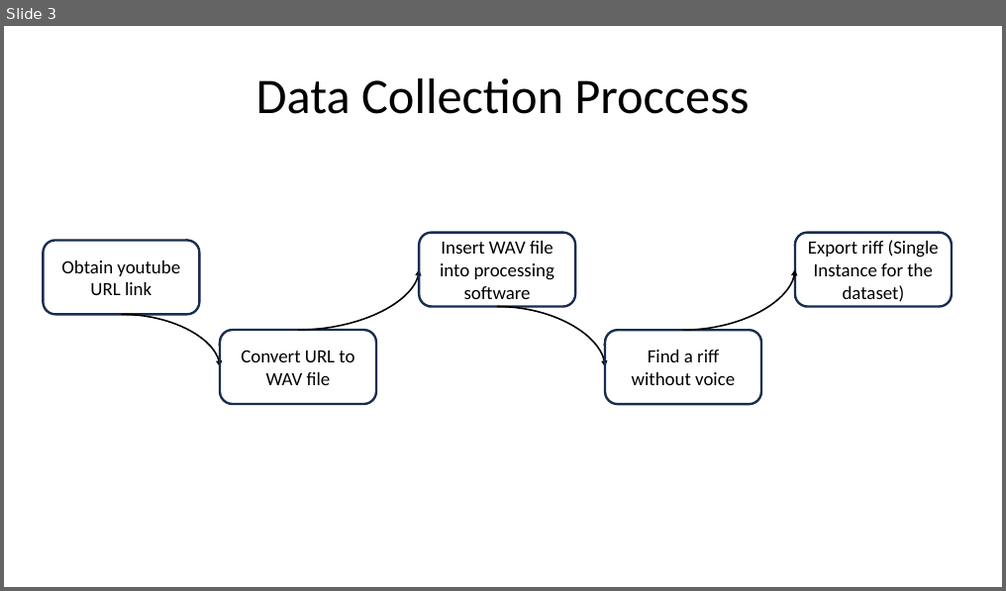
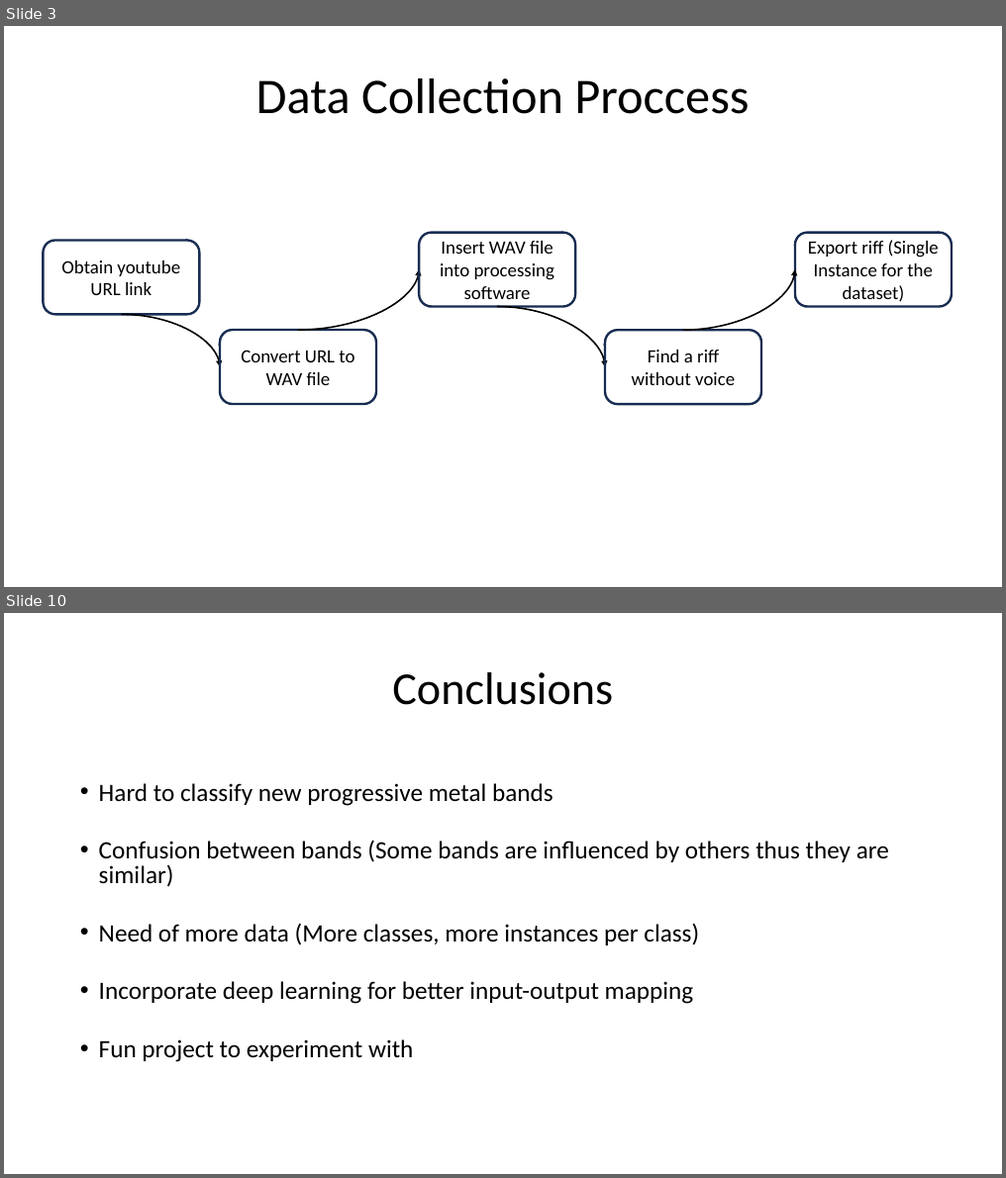
Before and after one commit to johnsaveus/Prog_Metal_Classification, a slide deck: Report.odp. Shown one above the other, each under a label of ours: slide 3 before the commit, slides 3 and 10 after it; the slides between them are not shown. The pictures are 1006x591 and 1006x1178 pixels, drawn with LibreOffice and Linux fonts; fonts in the diff are those of the drawing. Boxes give left, top, right and bottom in pixels: in the first picture for what was removed or moved away, otherwise in the second. Text is boxed around its words. In the diff, an @@ line names an element or a change of style, - is before the commit and + after.

Commit message:
Final_project_commit

```diff
--- a/Report.odp
+++ b/Report.odp
@@ slide 10 added at (x1=4, y1=613, x2=1002, y2=1174), background #FFFFFF @@
@@ title added at (x1=392, y1=672, x2=613, y2=705), 44 pt, text #000000 @@
+Conclusions
@@ text added at (x1=99, y1=783, x2=889, y2=1062), 24 pt, text #000000 @@
+• Hard to classify new progressive metal bands
+• Confusion between bands (Some bands are influenced by others thus they are similar)
+• Need of more data (More classes, more instances per class)
+• Incorporate deep learning for better input-output mapping
+• Fun project to experiment with
```
Also in this commit, not shown: 7 slides changed, 1 other slide added, 1 slide removed, 6 other files.
